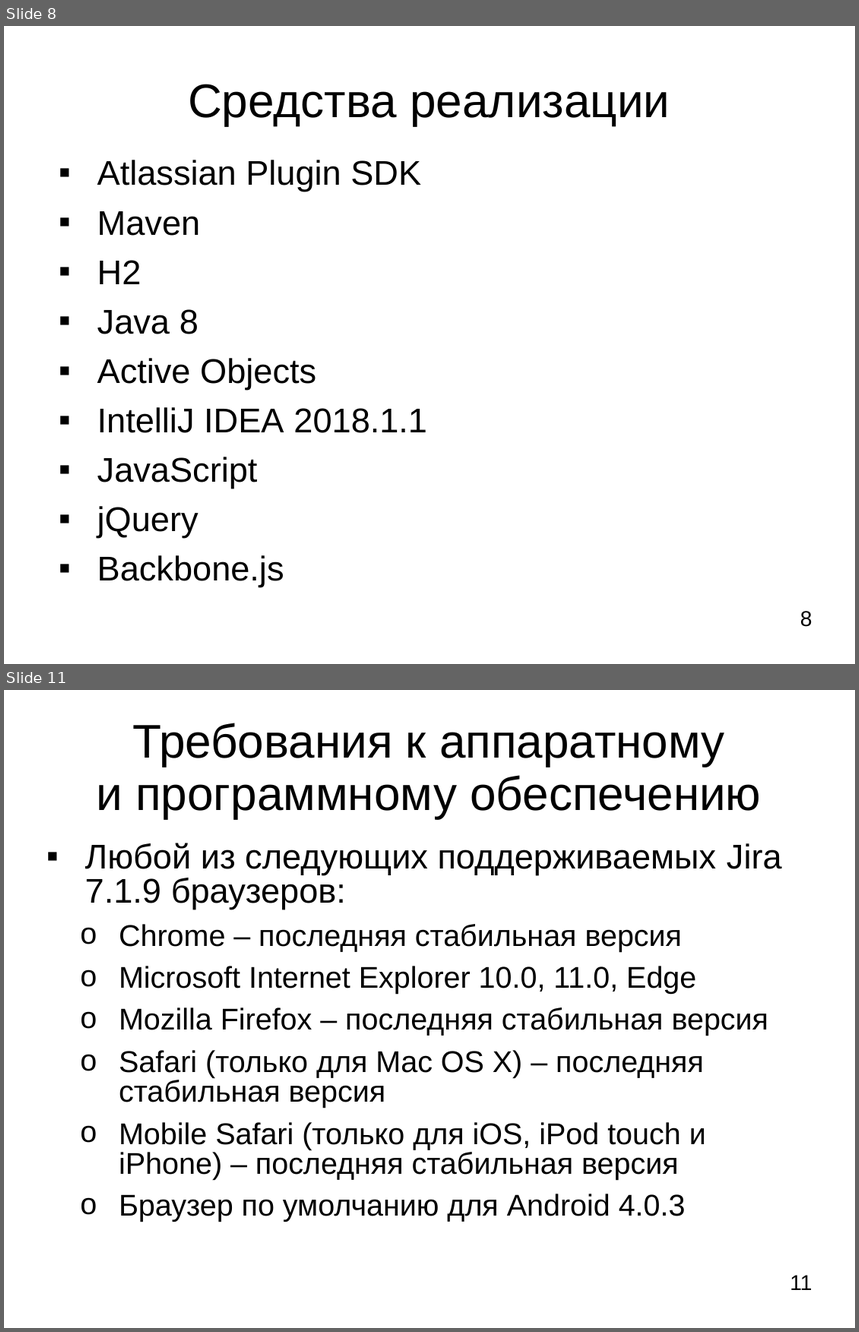
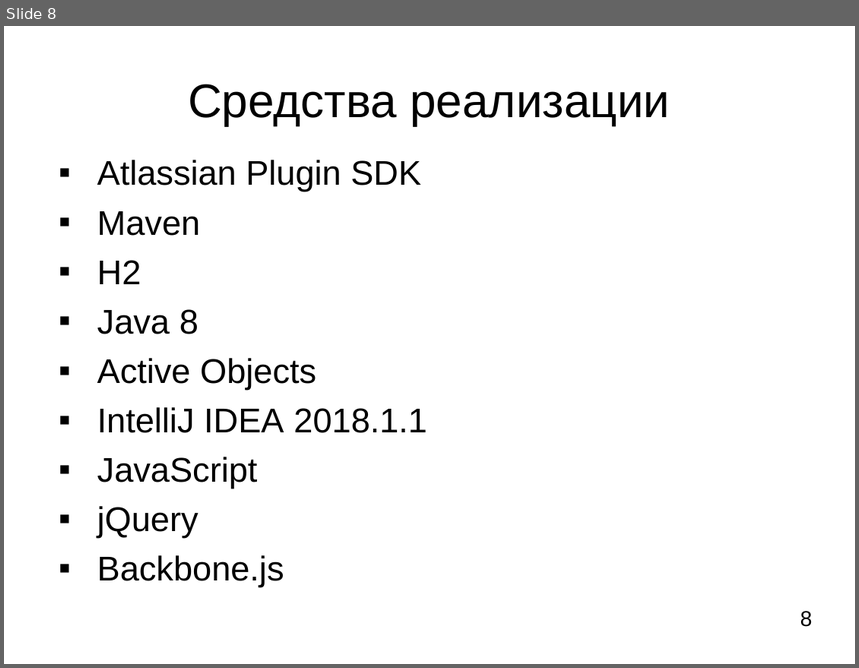
Before and after one commit to LilyTs/Diplom, a slide deck: Цаплина_(Дипломная).ppt. Shown one above the other, each under a label of ours: slides 8 and 11 before the commit, slide 8 after it; the slides between them are not shown. The pictures are 859x1332 and 859x668 pixels, drawn with LibreOffice and Linux fonts; fonts in the diff are those of the drawing. Boxes give left, top, right and bottom in pixels: in the first picture for what was removed or moved away, otherwise in the second. Text is boxed around its words. In the diff, an @@ line names an element or a change of style, - is before the commit and + after.

```diff
--- a/Цаплина_(Дипломная).ppt
+++ b/Цаплина_(Дипломная).ppt
@@ slide 11 removed at bbox=[4, 690, 855, 1328], background #FFFFFF @@
@@ title removed at bbox=[96, 723, 761, 819] @@
-Требования к аппаратному и программному обеспечению
@@ text removed at bbox=[85, 843, 782, 1222] @@
-▪ Любой из следующих поддерживаемых Jira 7.1.9 браузеров:
-  o Chrome – последняя стабильная версия
-  o Microsoft Internet Explorer 10.0, 11.0, Edge
-  o Mozilla Firefox – последняя стабильная версия
-  o Safari (только для Mac OS X) – последняя стабильная версия
-  o Mobile Safari (только для iOS, iPod touch и iPhone) – последняя стабильная версия
-  o Браузер по умолчанию для Android 4.0.3
@@ page number removed at bbox=[790, 1275, 812, 1290] @@
-11
```
Also in this commit, not shown: 1 slide changed, 1 slide added, 2 other slides removed, 1 other file.
